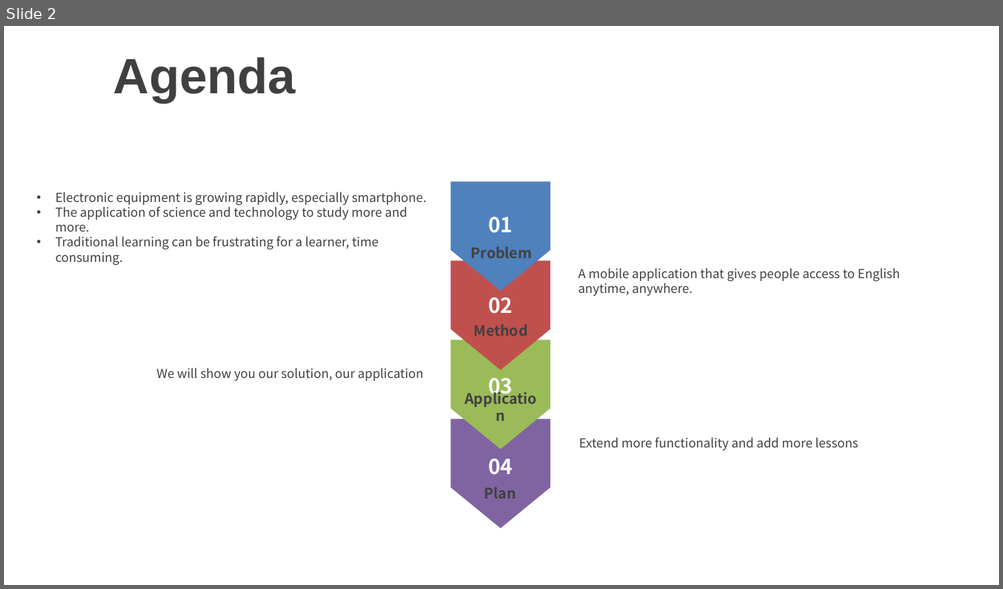
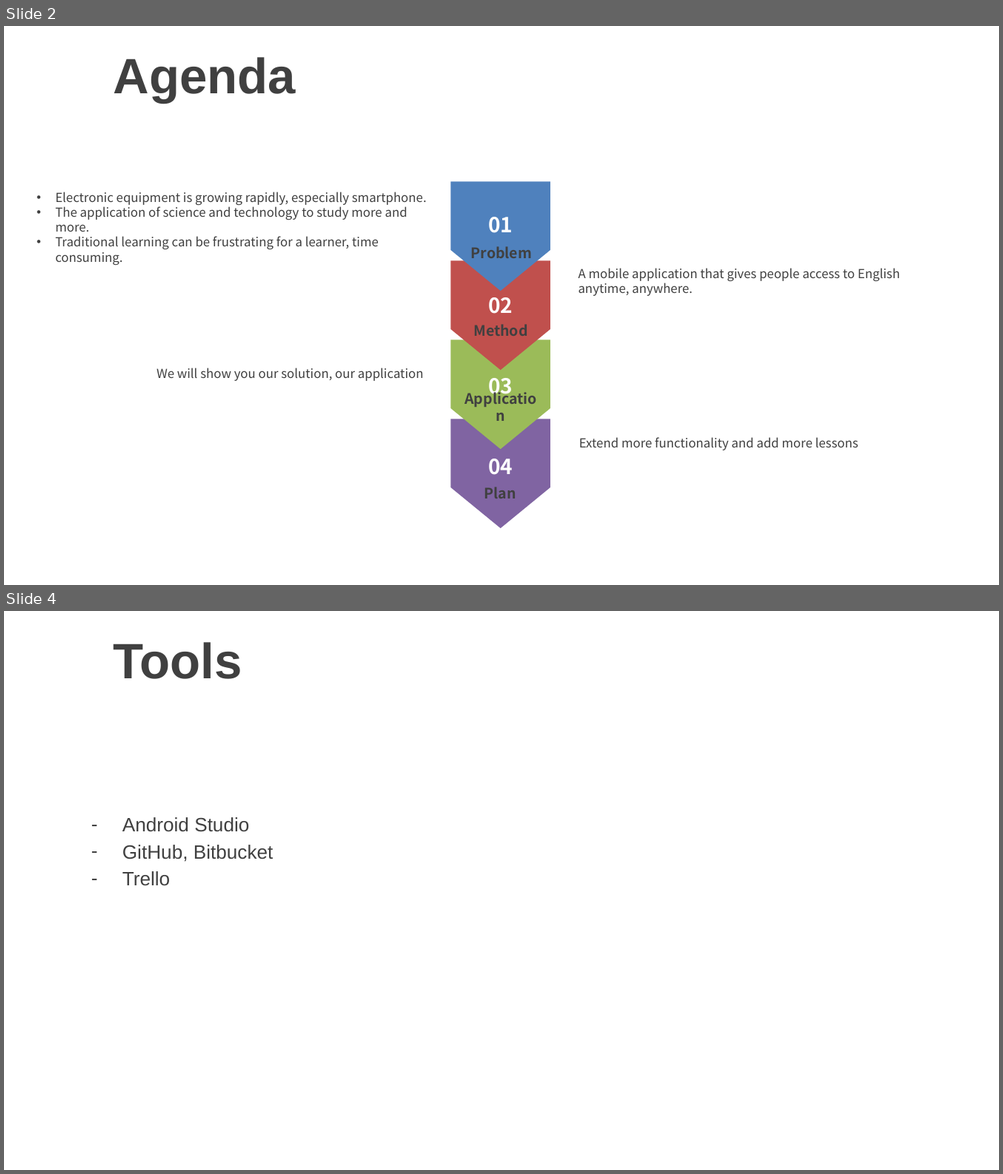
Before and after one commit to violet137/AndroidD007, a slide deck: slide.pptx. Shown one above the other, each under a label of ours: slide 2 before the commit, slides 2 and 4 after it; the slides between them are not shown. The pictures are 1003x589 and 1003x1174 pixels, drawn with LibreOffice and Linux fonts; fonts in the diff are those of the drawing; background and template pictures are left out. Boxes give left, top, right and bottom in pixels: in the first picture for what was removed or moved away, otherwise in the second. Text is boxed around its words. In the diff, an @@ line names an element or a change of style, - is before the commit and + after.

```diff
--- a/slide.pptx
+++ b/slide.pptx
@@ slide 4 added at (4,611,999,1170), background picture (left out) @@
@@ title added at (114,642,242,679), 36 pt, text #404040, bold @@
+Tools
@@ text added at (122,817,273,886), 14 pt, text #404040 @@
+– Android Studio
+– GitHub, Bitbucket
+– Trello
```
Also in this commit, not shown: 3 slides changed, 5 other slides added, 2 slides removed, 1 other file.
